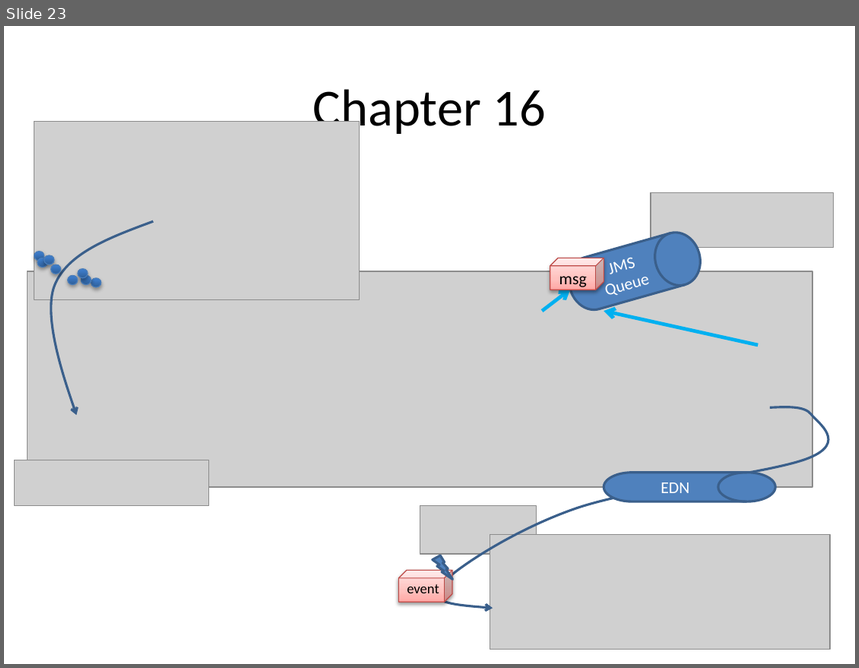
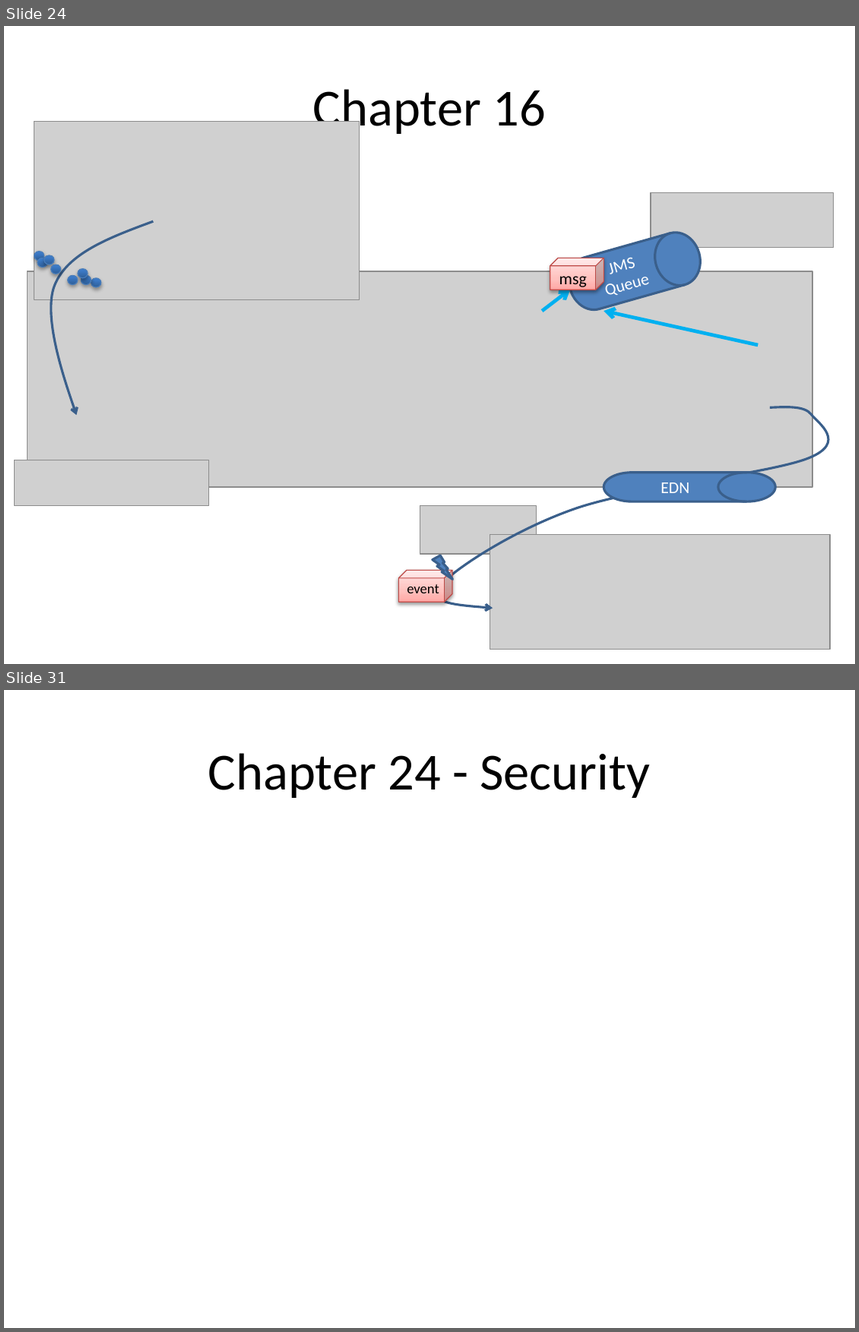
Before and after one commit to lucasjellema/soasuitehandbook, a slide deck: ChapterOverviews_picturesOfService.pptx. Shown one above the other, each under a label of ours: slide 23 before the commit, slides 24 and 31 after it; the slides between them are not shown. The pictures are 859x668 and 859x1332 pixels, drawn with LibreOffice and Linux fonts; fonts in the diff are those of the drawing; grey boxes stand for pictures. Boxes give left, top, right and bottom in pixels: in the first picture for what was removed or moved away, otherwise in the second. Text is boxed around its words. In the diff, an @@ line names an element or a change of style, - is before the commit and + after.

```diff
--- a/ChapterOverviews_picturesOfService.pptx
+++ b/ChapterOverviews_picturesOfService.pptx
@@ slide 31 added at (4,690,855,1328), background #FFFFFF @@
@@ title added at (208,753,651,798), 44 pt, text #000000 @@
+Chapter 24 - Security
@@ what was slide 23 is now slide 24 @@
```
Also in this commit, not shown: 7 other slides added, 1 slide removed, 3 other files.
